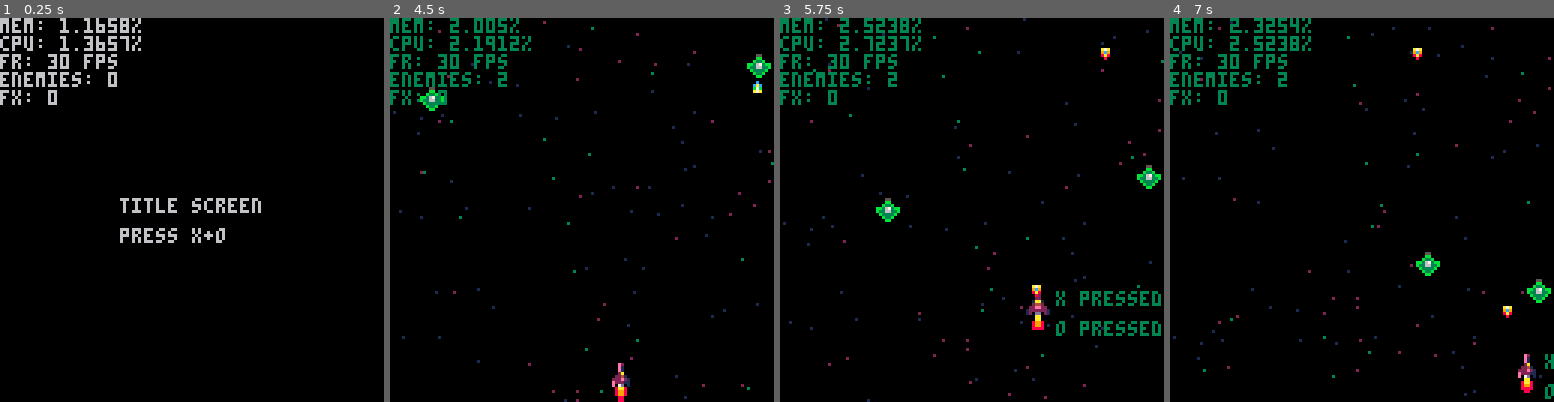
Above: before the commit, frames 1-4 (left to right).
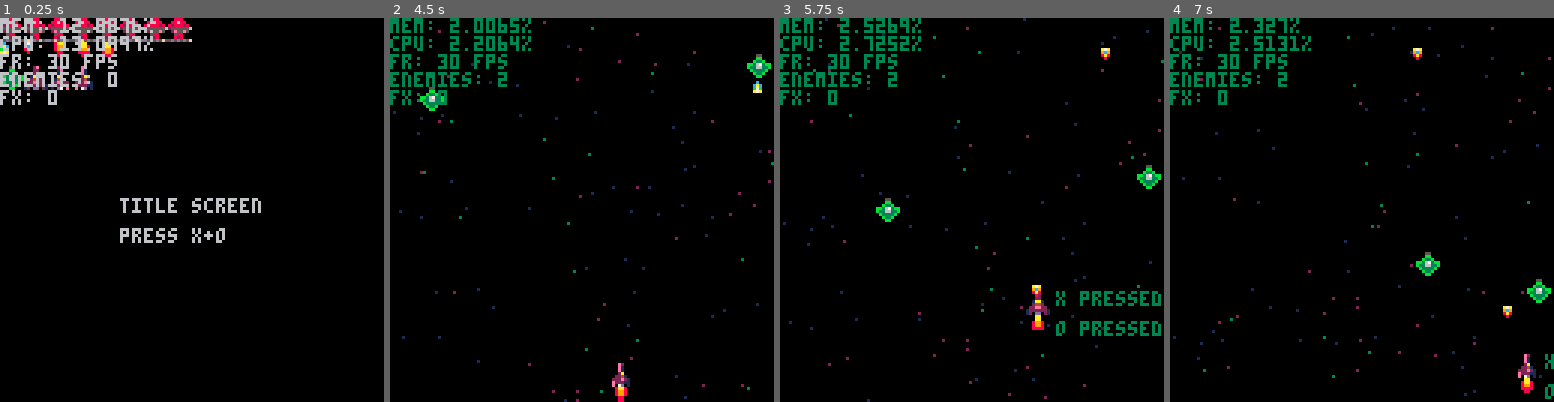
Above: after the commit, the same moments.

Repository: JobenNC/pico-shmup
Game: PICO-8 cartridge pico-shmup.p8
Same seed, same stepped clock (60 frames per second), same inputs: the game is played once before the commit and once after it.
Inputs:
- Up to frame 1 (0.25 s): no input
- Up to frame 2 (4.5 s): tap X (X key) at 0.33, 1.07, 1.85, 2.97, 4.08 s; tap O (Z key) at 0.7, 1.7, 2.1, 2.5, 2.9, 3.3, 3.7, 4.1 s; hold Right 1.6-2.1 s; hold Up 2.15-2.42 s; hold Right 2.47-3.03 s; hold Left 3.08-3.58 s; hold Down 3.63-3.97 s; hold Right from 4.02 s (still down)
- Up to frame 3 (5.75 s): tap O (Z key) every 0.4 s from 4.5 to 5.7 s; release Right at 4.68 s; hold Up 4.73-5.03 s; hold Left 5.08-5.68 s; tap X (X key) at 5.2 s; hold Down from 5.73 s (still down)
- Up to frame 4 (7 s): release Down at 6.03 s; hold Right 6.08-6.58 s; tap O (Z key) at 6.1, 6.5, 6.9 s; tap X (X key) at 6.32 s; hold Right from 6.63 s (still down)

The runs differ from the first frame. In frame 1, 2.6% of the frame differs, in the area x 0-50%, y 0-19%; in frame 2, 0.3%; in frame 3, 0.1%; in frame 4, 0.2%.

Commit message:
new sprite sheets w/ run-time loading + bullet/fx cleanup on game over

Diff:
--- a/pico-shmup.p8
+++ b/pico-shmup.p8
@@ -528,6 +528,12 @@
 	 do
 	  _fx:update()
 	 end
+
+	 -- reload waves
+	 if #enemy_list == 0
+	 then
+	  gs_level_one.init()
+	 end
 	end,
  draw = function()
   cls()
@@ -551,6 +557,7 @@
 	end,
  init = function()
  -- initiate wave 1
+  import "main_sprites.png"
 	 for _e in all(
 	  get_lvl_one_waves()[1].wave
 	 )
@@ -572,6 +579,7 @@
 
  draw = function()
   cls()
+  spr(0, 0, 0, 128, 128)
   print("title screen", 40, 60)
   print("press x+o", 40, 70)
  end
@@ -607,6 +615,9 @@
  -- i could init player here
  -- but it's already a global
  -- singleton
+
+ import "test_title.png"
+
  _upd = gs_title_screen.update
  _drw = gs_title_screen.draw
  music(0)
@@ -622,6 +633,18 @@
  for _e in all(enemy_list)
  do
   del(enemy_list, _e)
+ end
+
+ -- clear fx
+ for _fx in all(fx_list)
+ do
+  del(fx_list, _fx)
+ end
+
+ -- clear bullters
+ for _b in all(bullet_list)
+ do
+  del(bullet_list, _b)
  end
 end
 
Not shown, added: main_sprites.png
Not shown, added: test_title.png
